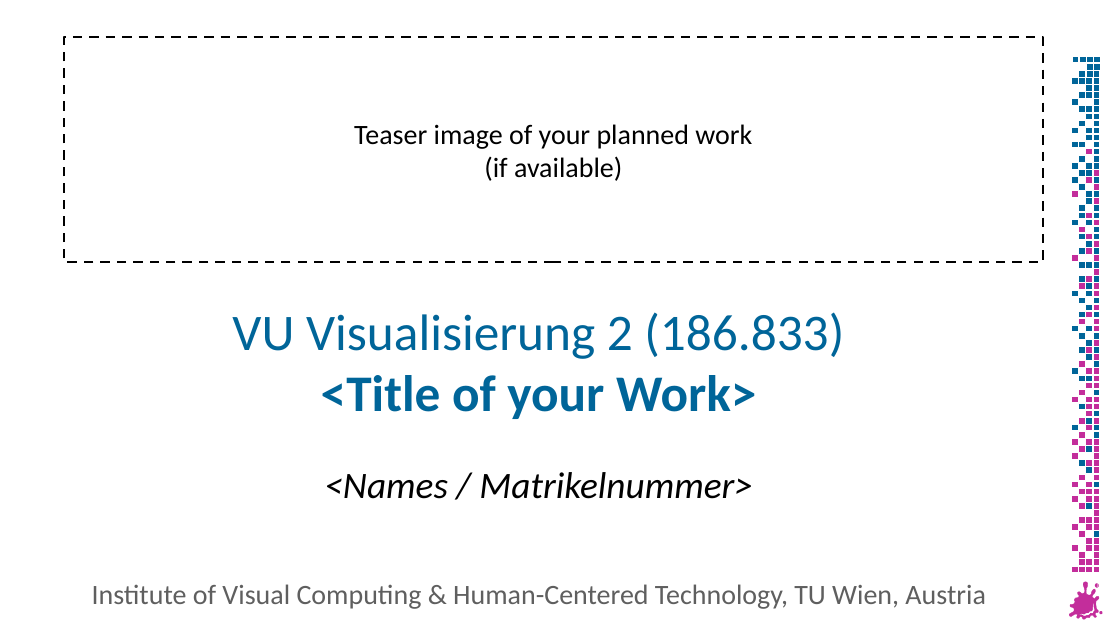
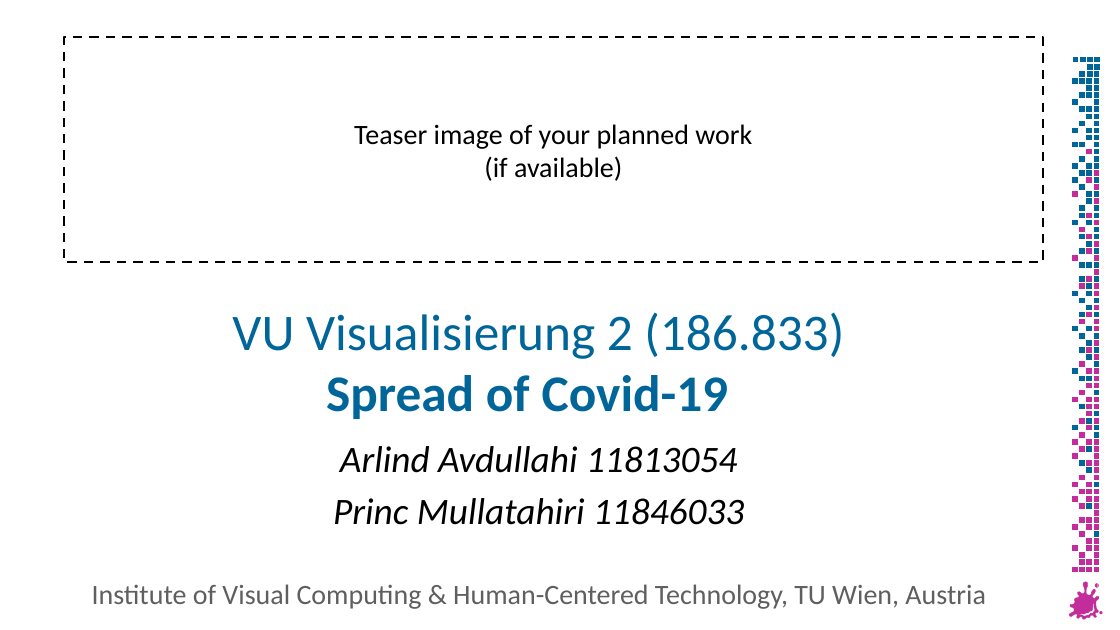
Before and after one commit to princmullatahiri/vis2Exercise2, a slide deck: slide 1 of Vis2_template_data.pptx. Drawn at 1120x630 pixels with LibreOffice and Linux fonts; fonts in the diff are those of the drawing; background and template pictures are left out. Boxes give left, top, right and bottom in pixels: in the first picture for what was removed or moved away, otherwise in the second. Text is boxed around its words. In the diff, an @@ line names an element or a change of style, - is before the commit and + after.

```diff
--- a/Vis2_template_data.pptx
+++ b/Vis2_template_data.pptx
@@ title at [232,312,844,419]: text changed @@
-VU Visualisierung 2 (186.833)
-<Title of your Work>
+VU Visualisierung 2 (186.833)
+Spread of Covid-19
@@ subtitle at [333,446,744,525]: text changed @@
-<Names / Matrikelnummer>
+Arlind Avdullahi 11813054
+Princ Mullatahiri 11846033
```
Also in this commit, not shown: 4 other slides changed, 5 other files.
